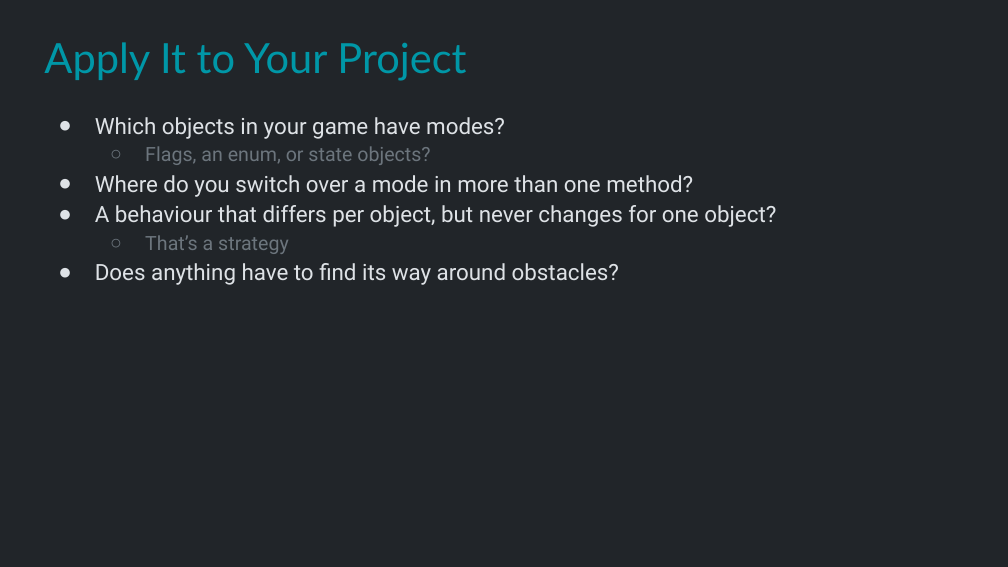
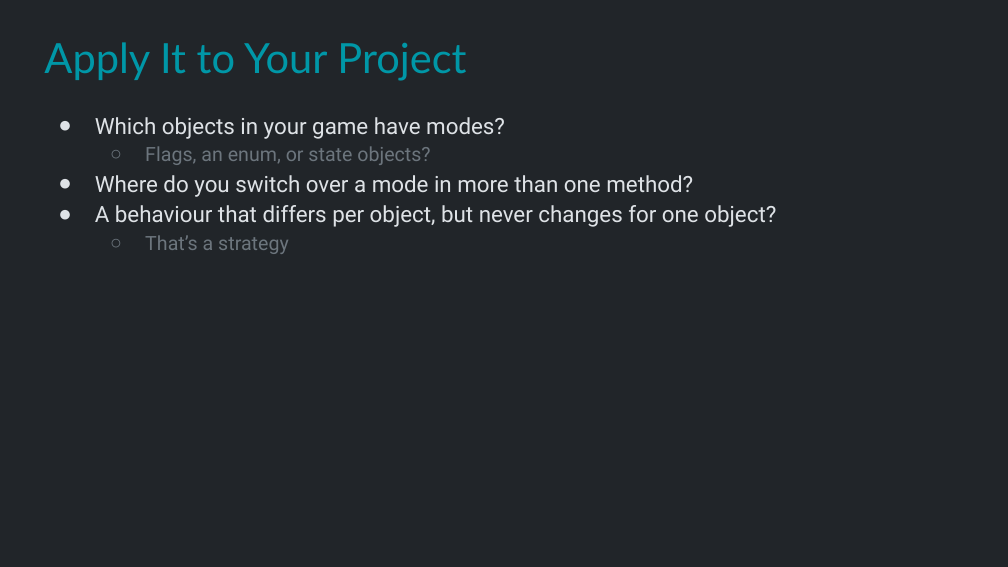
Before and after one commit to Metamate/gar, a slide deck: slide 35 of slides/05 Pac-Man.pptx (slide 37 before the commit). Drawn at 1008x567 pixels with LibreOffice and Linux fonts; fonts in the diff are those of the drawing. Boxes give left, top, right and bottom in pixels: in the first picture for what was removed or moved away, otherwise in the second. Text is boxed around its words. In the diff, an @@ line names an element or a change of style, - is before the commit and + after.

```diff
--- a/slides/05 Pac-Man.pptx
+++ b/slides/05 Pac-Man.pptx
@@ text at box(95, 263, 619, 285): paragraph removed @@
-● Does anything have to find its way around obstacles?
```
Also in this commit, not shown: 6 other slides changed, 2 slides removed, 3 other files.
